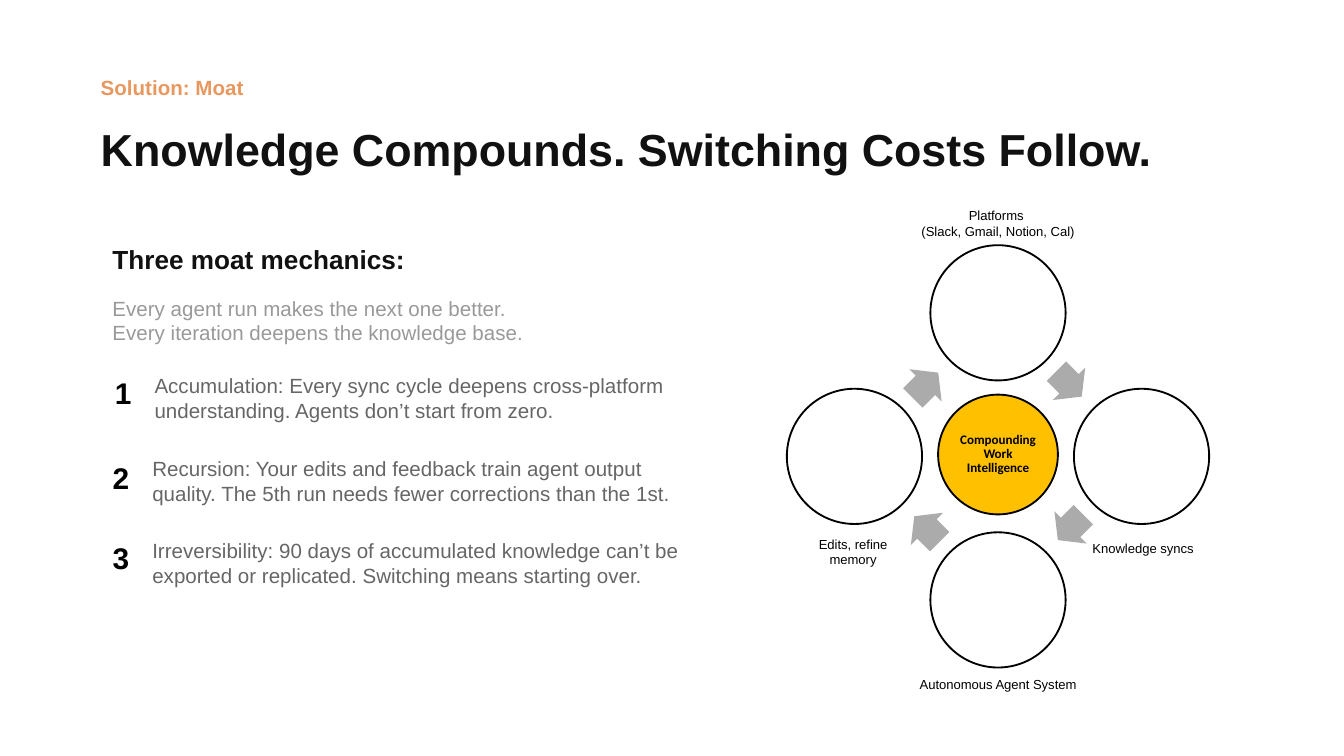
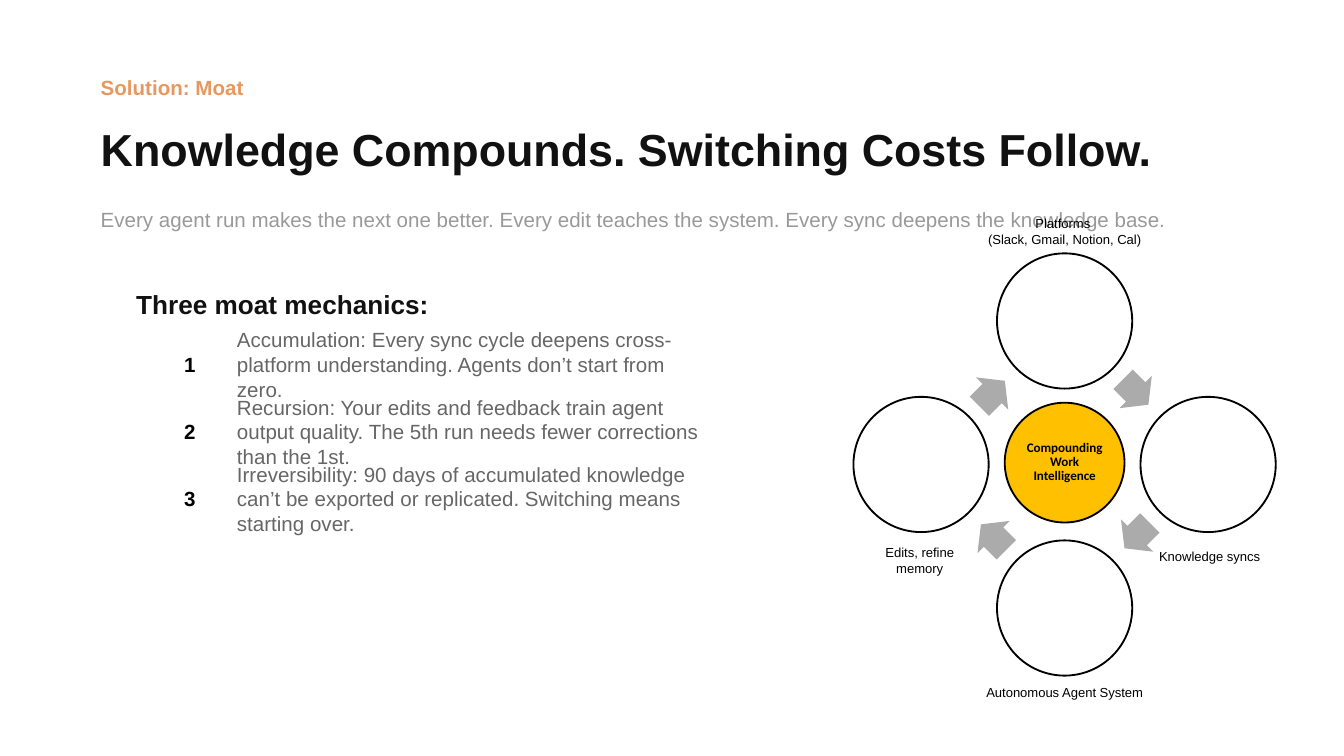
Before and after one commit to Kvkthecreator/yarnnnn, a slide deck: slide 10 of docs/working_docs/investors/IR Deck - yarnnn - March 2026 v2.pptx. Drawn at 1344x756 pixels with LibreOffice and Linux fonts; fonts in the diff are those of the drawing. Boxes give left, top, right and bottom in pixels: in the first picture for what was removed or moved away, otherwise in the second. Text is boxed around its words. In the diff, an @@ line names an element or a change of style, - is before the commit and + after.

```diff
--- a/docs/working_docs/investors/IR Deck - yarnnn - March 2026 v2.pptx
+++ b/docs/working_docs/investors/IR Deck - yarnnn - March 2026 v2.pptx
@@ text at [101,212,1165,231]: text changed @@
-Every agent run makes the next one better.
-Every iteration deepens the knowledge base.
+Every agent run makes the next one better. Every edit teaches the system. Every sync deepens the knowledge base.
@@ 5 texts, 5 ellipses, 3 right arrows: place and size @@
-5 texts, 5 ellipses, 3 right arrows at [786,210,1210,692]
+5 texts, 5 ellipses, 3 right arrows at [853,218,1277,700]
@@ text "Three moat mechanics:": place and size @@
-text "Three moat mechanics:" at [112,250,405,270]
+text "Three moat mechanics:" at [136,295,428,315]
@@ text "1": place and size @@
-text "1" at [115,383,132,404]
+text "1" at [184,358,195,372]
@@ text "Accumulation: Every sync cycle deepens ..." rewrapped from [155,378,663,422] to [237,332,671,376] @@
@@ right arrow: place and size @@
-right arrow at [896,357,954,415]
+right arrow at [964,365,1022,423]
@@ text "2": place and size @@
-text "2" at [113,468,130,489]
+text "2" at [184,424,195,439]
@@ text "Recursion: Your edits and feedback ..." rewrapped from [152,461,669,506] to [237,400,698,469] @@
@@ size 16 to 11 pt in 3 elements at [184,358,195,372], [184,424,195,439], [184,491,195,507] @@
@@ text "3": place and size @@
-text "3" at [113,548,130,570]
+text "3" at [184,491,195,507]
@@ text "Irreversibility: 90 days of accumulated ..." rewrapped from [152,543,678,588] to [237,467,685,535] @@
```
Also in this commit, not shown: 6 other slides changed, 2 other files.
